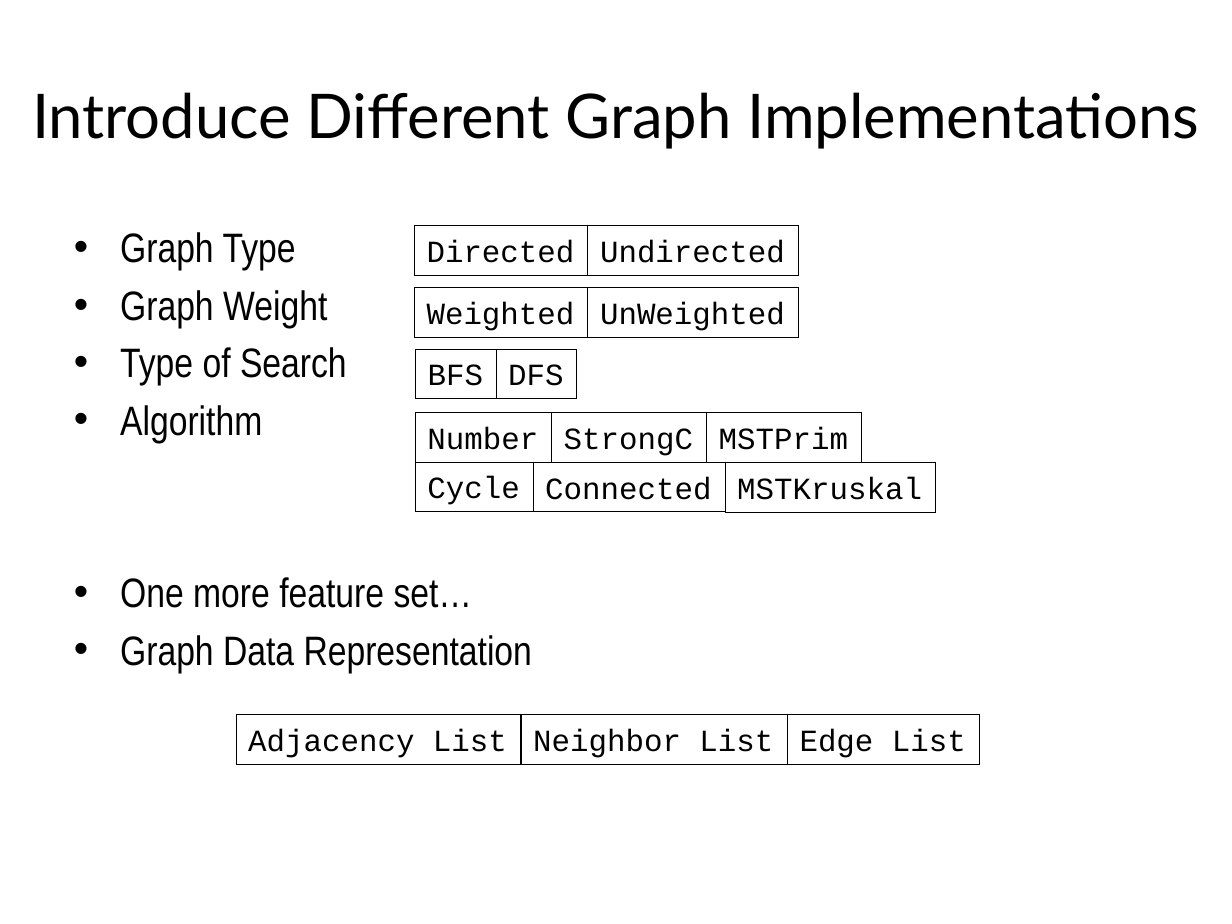
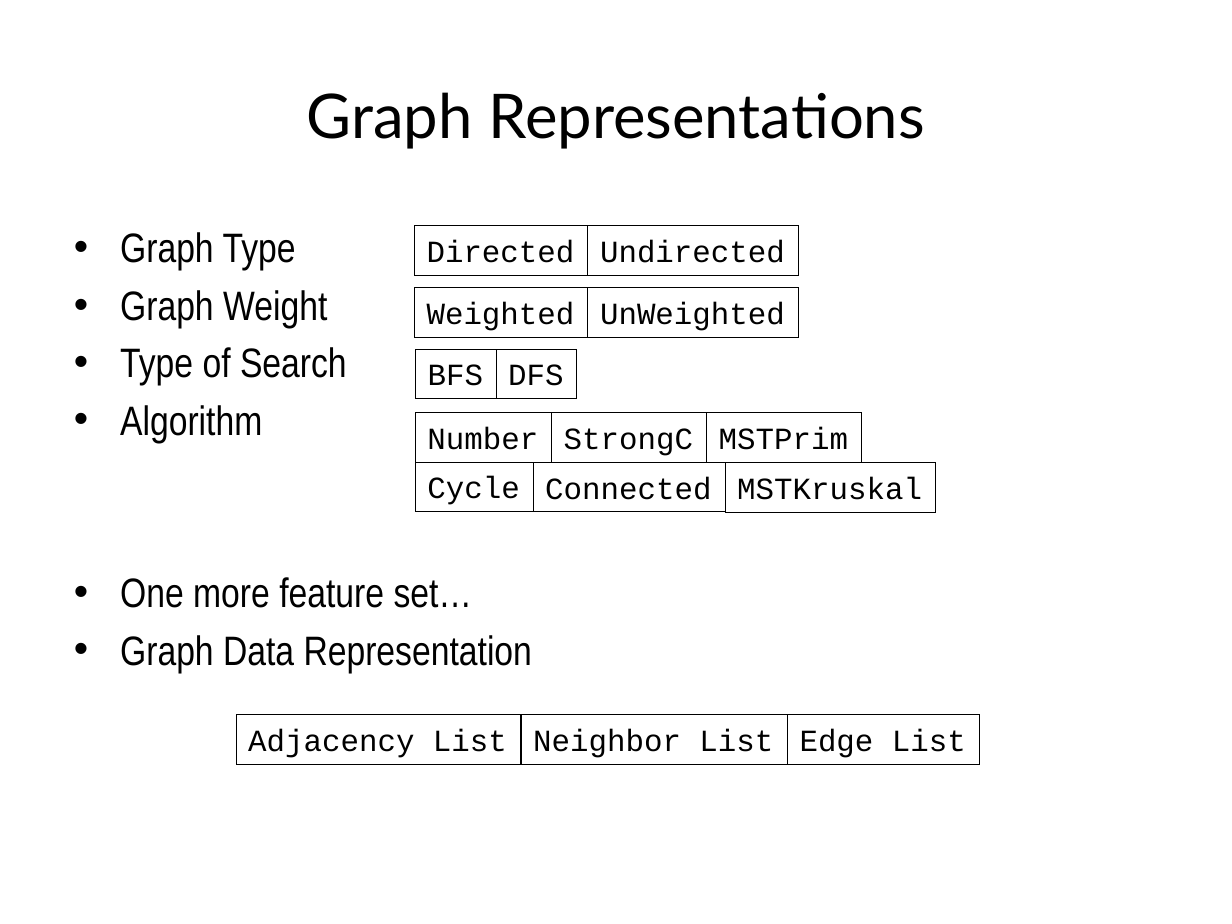
Before and after one commit to toomanyjoes/spring2011-cs392, a slide deck: slide 5 of GPL.pptx. Drawn at 1232x924 pixels with LibreOffice and Linux fonts; fonts in the diff are those of the drawing. Boxes give left, top, right and bottom in pixels: in the first picture for what was removed or moved away, otherwise in the second. Text is boxed around its words. In the diff, an @@ line names an element or a change of style, - is before the commit and + after.

```diff
--- a/GPL.pptx
+++ b/GPL.pptx
@@ title at <box>307,92,925,149</box>: text changed @@
-Introduce Different Graph Implementations
+Graph Representations
```
Also in this commit, not shown: 1 other slide changed, 4 slides added.
